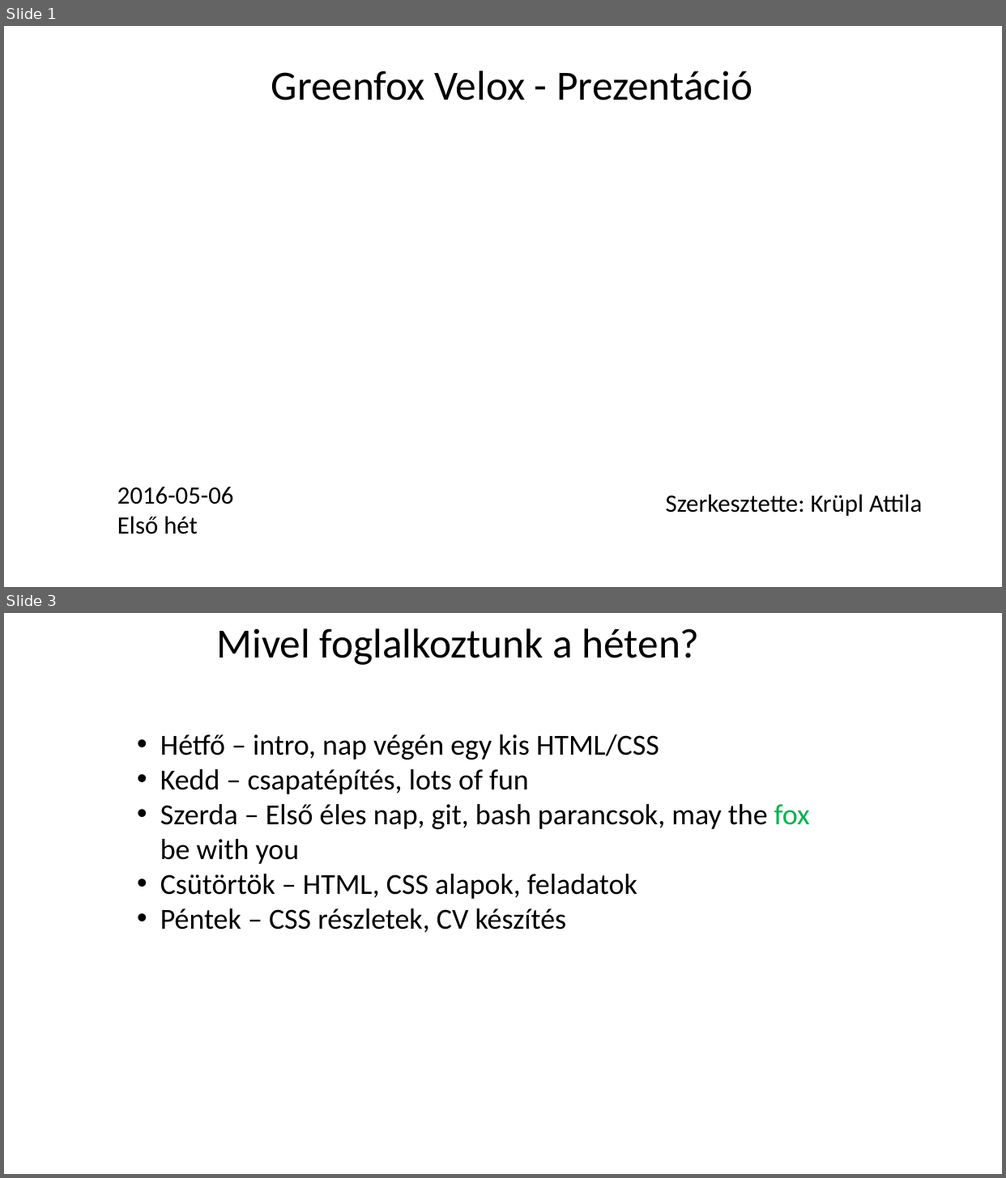
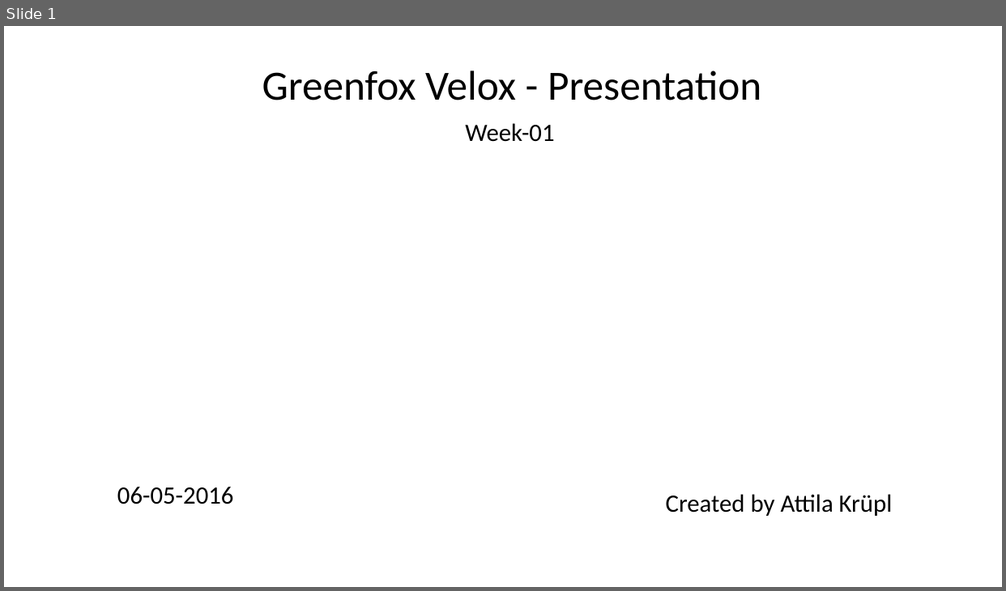
Before and after one commit to greenfox-velox/attilakrupl, a slide deck: week-01/day-5/presentation/Presentation_Week-01.pptx. Shown one above the other, each under a label of ours: slides 1 and 3 before the commit, slide 1 after it; the slides between them are not shown. The pictures are 1006x1178 and 1006x591 pixels, drawn with LibreOffice and Linux fonts; fonts in the diff are those of the drawing; background and template pictures are left out. Boxes give left, top, right and bottom in pixels: in the first picture for what was removed or moved away, otherwise in the second. Text is boxed around its words. In the diff, an @@ line names an element or a change of style, - is before the commit and + after.

```diff
--- a/week-01/day-5/presentation/Presentation_Week-01.pptx
+++ b/week-01/day-5/presentation/Presentation_Week-01.pptx
@@ slide 3 removed at (4,613,1002,1174), background picture (left out) @@
@@ text removed at (217,628,700,665) @@
-Mivel foglalkoztunk a héten?
@@ text removed at (160,735,810,933) @@
-• Hétfő – intro, nap végén egy kis HTML/CSS
-• Kedd – csapatépítés, lots of fun
-• Szerda – Első éles nap, git, bash parancsok, may the fox be with you
-• Csütörtök – HTML, CSS alapok, feladatok
-• Péntek – CSS részletek, CV készítés
@@ slide 1 changed as well @@
@@ text at (262,71,761,101): text changed @@
-Greenfox Velox - Prezentáció
+Greenfox Velox - Presentation
@@ text added at (465,123,554,142), 24 pt, text #000000 @@
+Week-01
@@ text at (117,487,234,505): text changed @@
-2016-05-06
-Első hét
+06-05-2016
@@ text at (666,494,893,516): text changed @@
-Szerkesztette: Krüpl Attila
+Created by Attila Krüpl
```
Also in this commit, not shown: 6 slides added, 2 other slides removed, 1 other file.
